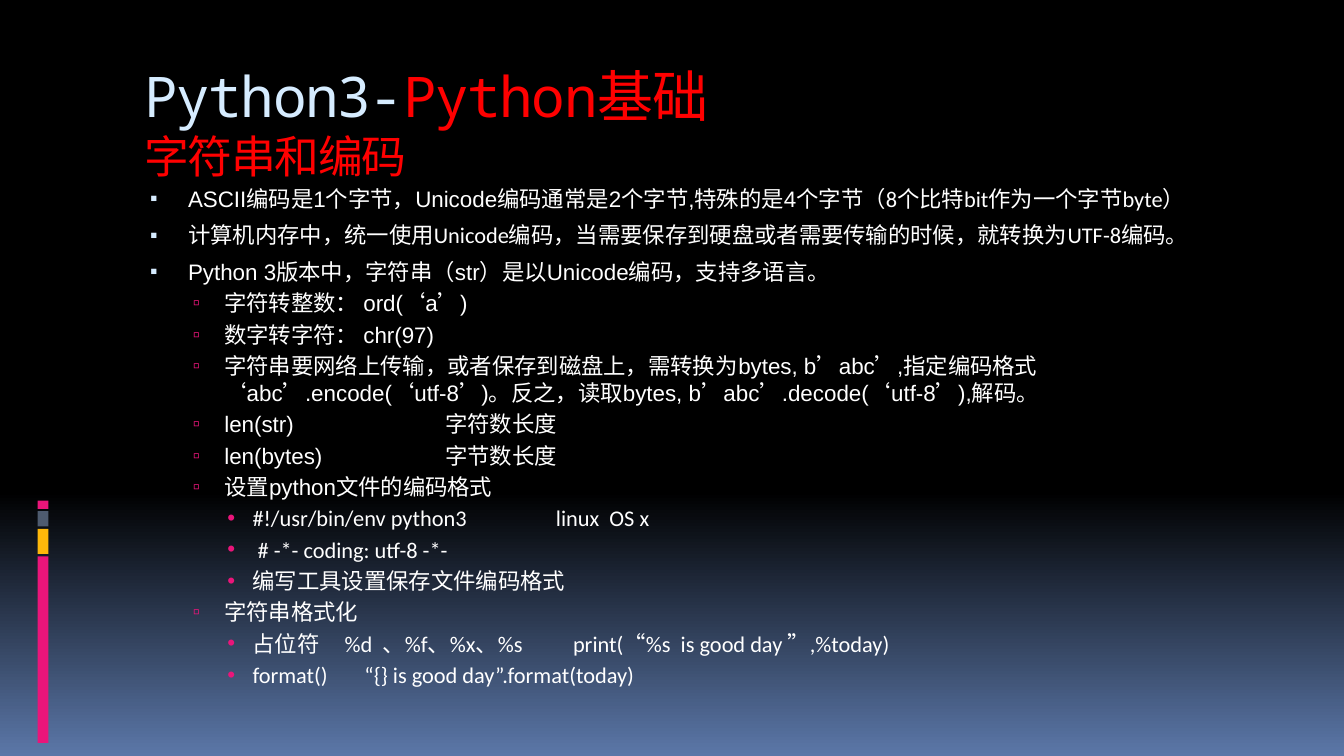
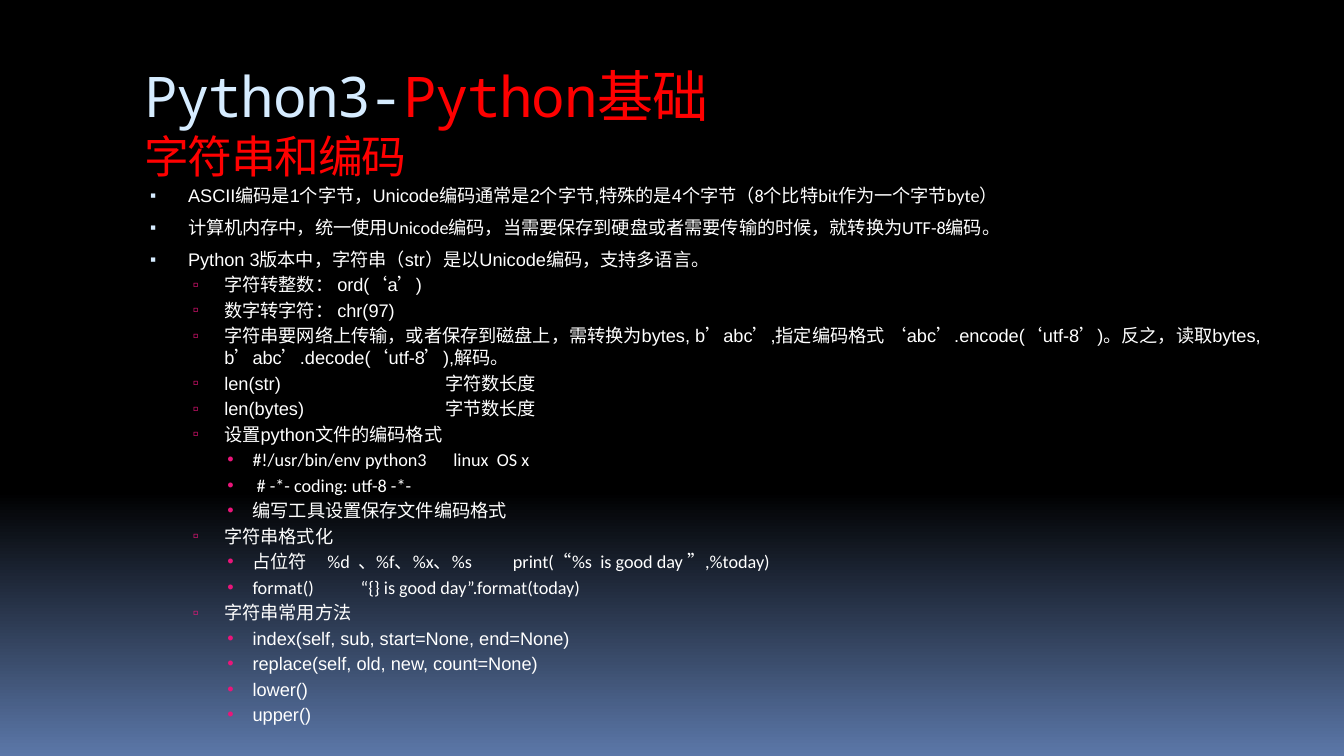
Before and after one commit to 260936767/UpdateServer, a slide deck: slide 14 of flexx_study/report for python&flexx.pptx. Drawn at 1344x756 pixels with LibreOffice and Linux fonts; fonts in the diff are those of the drawing. Boxes give left, top, right and bottom in pixels: in the first picture for what was removed or moved away, otherwise in the second. Text is boxed around its words. In the diff, an @@ line names an element or a change of style, - is before the commit and + after.

```diff
--- a/flexx_study/report for python&flexx.pptx
+++ b/flexx_study/report for python&flexx.pptx
@@ text at (188,189,1261,597): size 16 to 13 pt in "ASCII编码是1个字节，Unicode编码通常是2个字节,特殊的是4个字节（8个比特bit作为一个字节byte）", "计算机内存中，统一使用Unicode编码，当需要保存到硬盘或者需要传输的时候，就转换为UTF-8编码。", "Python 3版本中，字符串（str）是以Unicode编码，支持多语言。", "字符转整数： ord(‘a’)" and 11 more places @@
@@ rectangle removed at (37,501,48,509) @@
@@ rectangle removed at (37,529,48,555) @@
@@ rectangle removed at (37,511,48,526) @@
@@ rectangle removed at (37,557,48,743) @@
@@ text at (224,603,569,725): paragraphs added @@
+  ▫ 字符串常用方法
+    • index(self, sub, start=None, end=None)
+    • replace(self, old, new, count=None)
+    • lower()
+    • upper()
```
Also in this commit, not shown: 54 other slides changed, 13 slides added, 3 slides removed, 1 other file.
